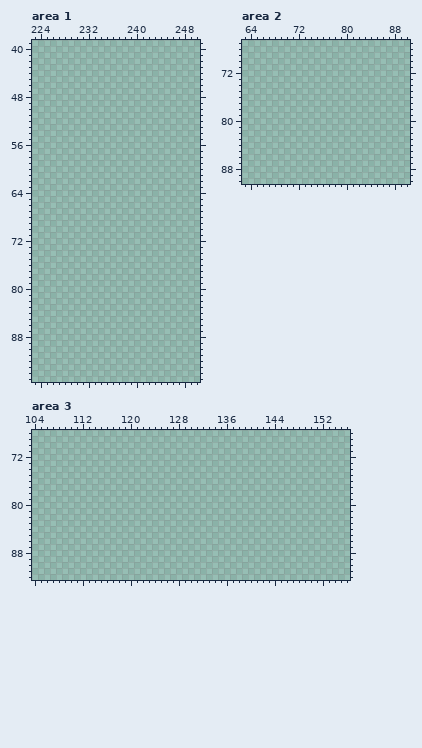
Pixel-art file -- Assets/_sprites/game/things.aseprite. This is how it looked before the edit.
256x256 pixels, 1 frame. Pixels under 10% opacity are left out. Colours within 5 levels of each other are drawn and written as one. Shown: area 1: x 223..250, y 39..95; area 2: x 63..90, y 67..90; area 3: x 104..156, y 68..92. The commit also changed other parts of the picture, which this record leaves out.
The result:
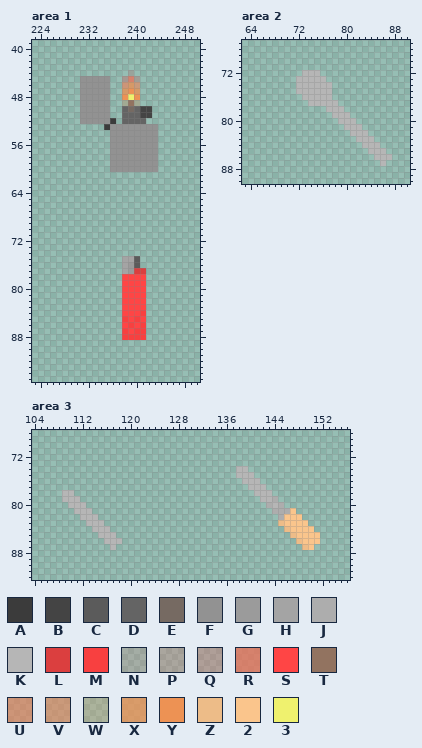
Palette (. is transparent): A #3b3b3b  B #444444  C #5b5b5b  D #646464  E #766a62  F #929292  G #9b9b9b  H #a4a4a4  J #adadad  K #b6b6b6  L #db3f3f  M #f84040  N #ed545428  P #ed54543a  Q #ed54544a  R #ed6d54bc  S #ff4545  T #927360  U #ed7c54a0  V #ed825498  W #ed92543f  X #ed9254c5  Y #ed9254  Z #edbc88  2 #fac58c  3 #eff16e
Edits made:
Area 1:
y 44: x 239 . -> N
y 45: x 231..235 ..... -> FFFFF; x 238..240 ... -> QRP
y 46: x 231..235 ..... -> FFFFF; x 238..240 ... -> UXV
y 47: x 231..235 ..... -> FFFFF; x 238..240 ... -> XYX
y 48: x 231..235 ..... -> FFFFF; x 238..240 ... -> Y3Y
y 49: x 231..235 ..... -> FFFFF; x 238..240 ... -> WTW
y 50: x 231..235 ..... -> FFFFF; x 238..242 ..... -> DEDBB
y 51: x 231..235 ..... -> FFFFF; x 238..242 ..... -> DDDBB
y 52: x 231..236 ...... -> FFFFFA; x 238..241 .... -> DDDD
y 53: x 235..243 ......... -> AFFFFFFFF
y 54..60: x 236..243 ........ -> FFFFFFFF
y 75: x 238..240 ... -> HHC
y 76: x 238..240 ... -> HGC
y 77: x 238..241 .... -> HGLL
y 78..83: x 238..241 .... -> SSSS
y 84: x 238..241 .... -> SSSM
y 85: x 238..241 .... -> MSMS
y 86: x 238..241 .... -> SMSM
y 87: x 238..241 .... -> MSMM
y 88: x 238..241 .... -> MMMM
Area 2:
y 72: x 73..75 ... -> KKK
y 73: x 72..76 ..... -> KKKKK
y 74..75: x 72..77 ...... -> KKKKKK
y 76: x 73..77 ..... -> KKKKK
y 77: x 74..78 ..... -> KKKKK
y 78: x 77..79 ... -> KKK
y 79: x 78..80 ... -> KKK
y 80: x 79..81 ... -> KKK
y 81: x 80..82 ... -> KKK
y 82: x 81..83 ... -> KKK
y 83: x 82..84 ... -> KKK
y 84: x 83..85 ... -> KKK
y 85: x 84..86 ... -> KKK
y 86: x 85..87 ... -> KKK
y 87: x 86 . -> K
Area 3:
y 74: x 138..139 .. -> KK
y 75: x 138..140 ... -> KKK
y 76: x 139..141 ... -> KKK
y 77: x 140..142 ... -> KKK
y 78: x 109..110 .. -> KK; x 141..143 ... -> KKK
y 79: x 109..111 ... -> KKK; x 142..144 ... -> KKJ
y 80: x 110..112 ... -> KKK; x 143..145 ... -> JKJ
y 81: x 111..113 ... -> KKK; x 144..147 .... -> JJJ2
y 82: x 112..114 ... -> KKK; x 145..148 .... -> J222
y 83: x 113..115 ... -> KKK; x 145..149 ..... -> Z2222
y 84: x 114..116 ... -> KKK; x 146..150 ..... -> Z2222
y 85: x 115..117 ... -> KKK; x 147..151 ..... -> Z2222
y 86: x 116..118 ... -> KKK; x 148..151 .... -> Z222
y 87: x 117 . -> K; x 149..150 .. -> Z2
Pixel boxes of the changes (left, top, right, bottom) in both pictures:
added: (80, 70, 158, 172)
added: (122, 256, 146, 340)
added: (296, 70, 392, 166)
added: (236, 466, 320, 550)
added: (62, 490, 122, 550)
